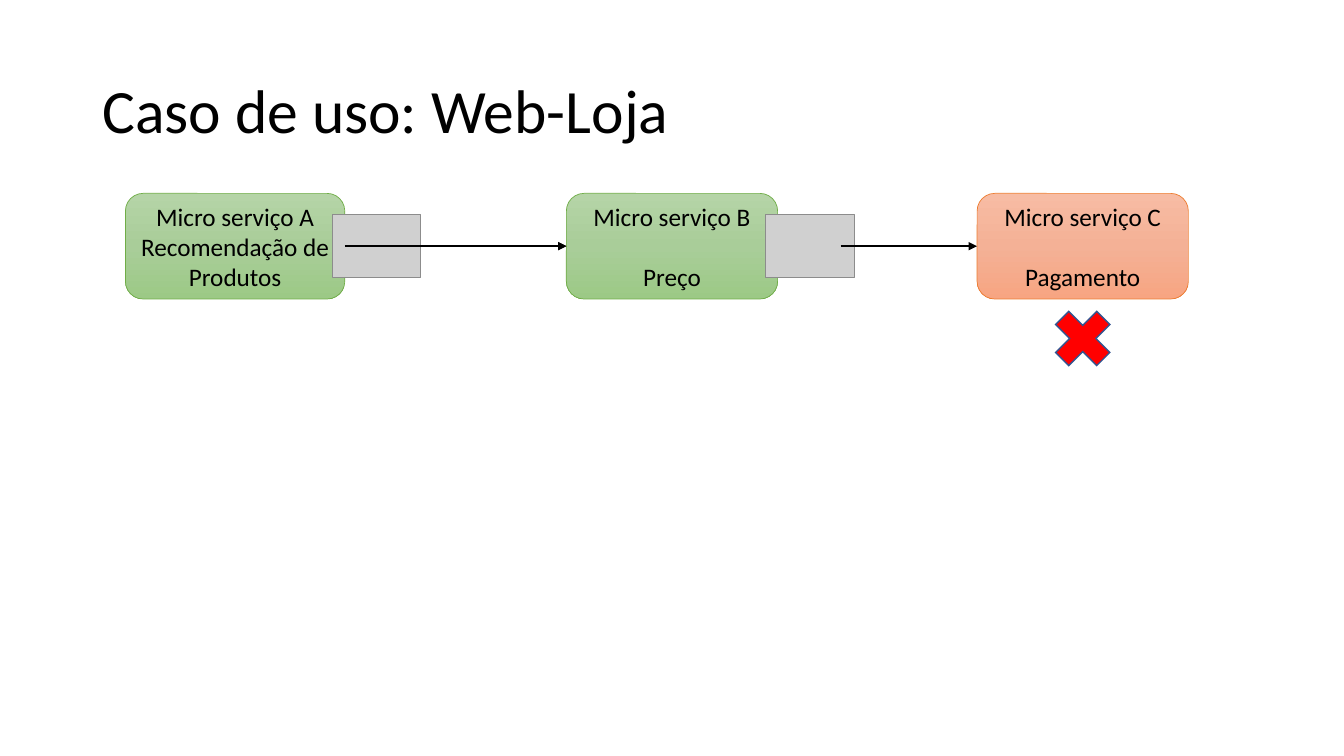
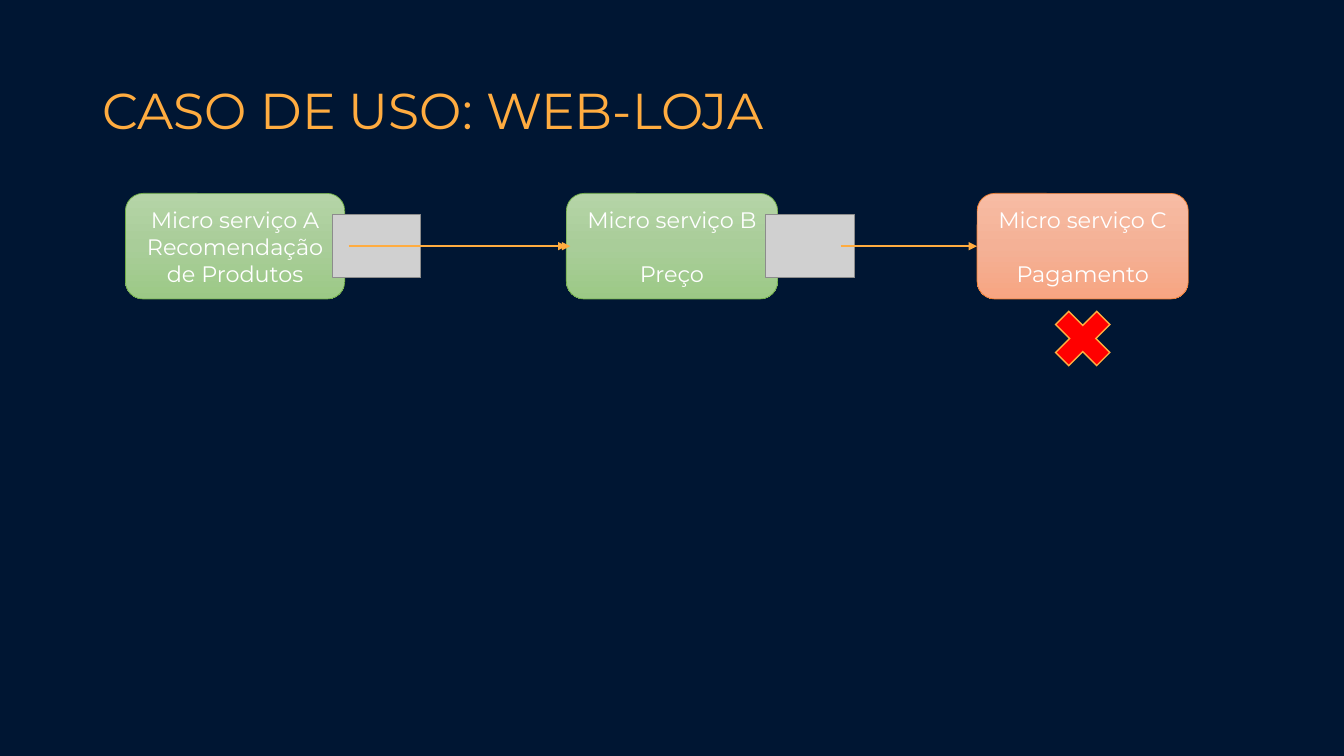
Before and after one commit to renan-meireles/circuitbreaker-sample, a slide deck: slide 5 of circuit breaker.pptx. Drawn at 1344x756 pixels with LibreOffice and Linux fonts; fonts in the diff are those of the drawing; grey boxes stand for pictures. Boxes give left, top, right and bottom in pixels: in the first picture for what was removed or moved away, otherwise in the second. Text is boxed around its words. In the diff, an @@ line names an element or a change of style, - is before the commit and + after.

```diff
--- a/circuit breaker.pptx
+++ b/circuit breaker.pptx
@@ background #FFFFFF to #001633 @@
@@ title at [102, 93, 763, 130]: text changed; size 44 to 36 pt; font Calibri to Montserrat; text colour #000000 to #FFAC40 @@
-Caso de uso: Web-Loja
+CASO DE USO: WEB-LOJA
@@ size 18 to 16 pt, font Calibri to Montserrat, text colour #000000 to #FFFFFF in 3 elements at [125, 194, 345, 299], [567, 194, 778, 299], [977, 194, 1189, 299] @@
@@ arrow moved from (345, 246) - (567, 246) to (349, 246) - (571, 246) @@
@@ arrow (349, 246) - (571, 246): stroke #000000 1.5 pt to #FFAC40 1.5 pt @@
@@ arrow (407, 246) - (567, 246): stroke #000000 1.5 pt to #FFAC40 1.5 pt @@
@@ arrow (841, 246) - (977, 246): stroke #000000 1.5 pt to #FFAC40 1.5 pt @@
@@ cross at [1044, 299, 1122, 378]: outline #325491 1 pt to #FFAC40 1 pt @@
```
Also in this commit, not shown: 11 other slides changed, 1 slide added.
